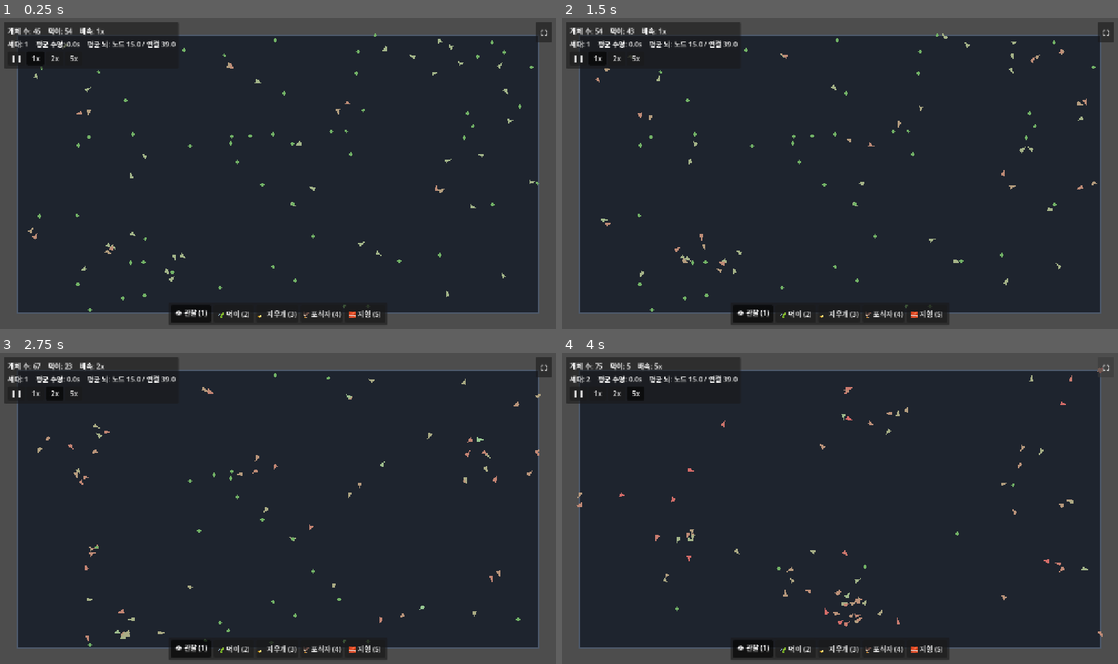
Above: before the commit, frames 1-4 (two rows, left to right).
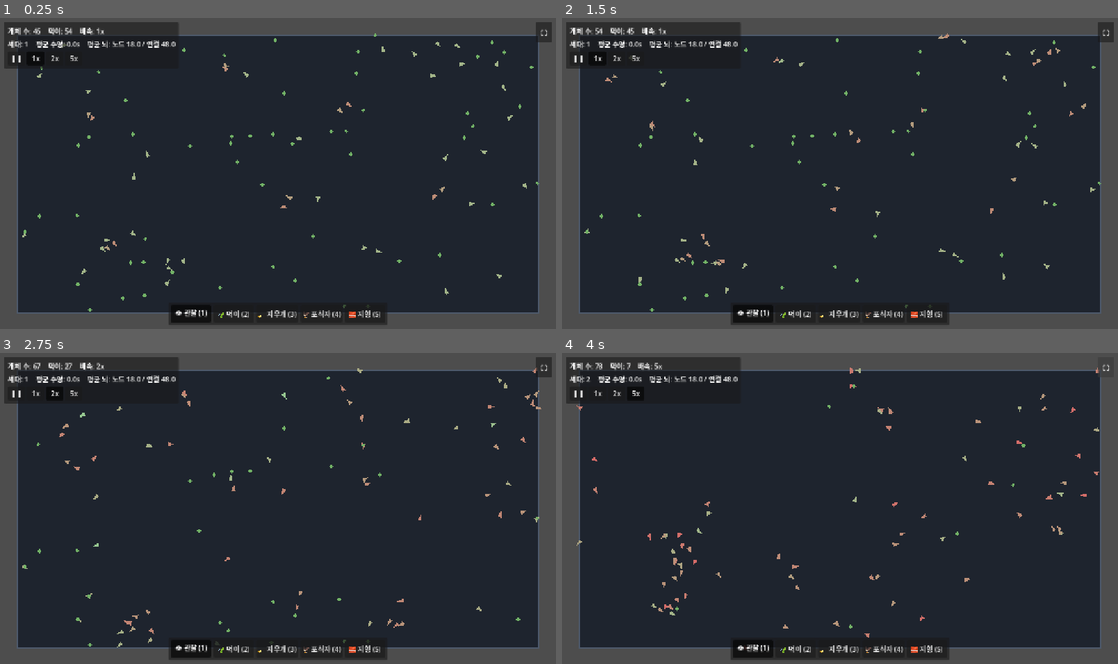
Above: after the commit, the same moments.

Repository: MoriochoRadio/mindlings
Game: Godot game, scene res://scenes/Main.tscn
Two runs of this game, one before a commit and one after it. Both use one fixed random seed, a clock stepped at 60 frames per second and the inputs below.
Inputs:
- Up to frame 1 (0.25 s): no input
- Up to frame 2 (1.5 s): click "❚❚" at 0.5 s; click "1x" at 1.25 s
- Up to frame 3 (2.75 s): click "2x" at 2 s
- Up to frame 4 (4 s): click "5x" at 2.75 s; click "⛶" at 3.5 s

The runs differ from the first frame. In frame 1, 0.7% of the frame differs, in the area x 4-97%, y 6-90%; in frame 2, 0.8%; in frame 3, 1.1%; in frame 4, 1.2%, in the area x 2-98%, y 3-95%.

Commit message:
M4-3b: 지형 인지 — 길찾기를 '진화'로 (벽 더듬이 + 시야 차단)
IDEAS_BACKLOG의 '벽/지형 센서'를 활성화. GAME_DESIGN 4장 '감각+행동이 짝'대로
새 출력 없이 기존 이동 출력으로 벽 회피가 세대를 거쳐 떠오르게 한다.

1) 시야 차단(occlusion): 개체-먹이/포식자 사이에 벽이 있으면 '안 보임' 처리해 건너뛴다.
   → 도달 못 할 먹이에 집착해 벽에 박히는 현상이 즉시 준다. 그리드 DDA(Amanatides–Woo)로
   가볍게 가시선 검사. 벽 없으면 패스스루(비용 0). (포식자 센서에도 동일 적용 — 더 자연스럽게.)
2) 벽 더듬이(whisker) 3개: 진행방향 전방-좌/전방/전방-우의 '가까운 벽까지 거리'를 입력에 추가
   (가까울수록 1). brain_builder SENSOR_COUNT 11→14, 뇌 패널 입력 라벨/높이 갱신.
   창시자엔 회피 본능을 안 줌 → 스스로 진화. clone()이 구조 보존하므로 자식에게 유전.
3) 가독성: 앞이 막히면 생각이 "🧱 앞이 막혔네, 돌아가자."로 바뀐다.
   ('길을 찾기 시작했어요' 토스트는 보류 — occlusion 효과와 진화 효과를 정직하게 분리해
    감지하기 어려움. 어설픈 휴리스틱은 거짓 토스트를 냄.)
4) 성능: 벽 없으면 검사 스킵. 가시선은 d2<best일 때만(보통 몇 번), 더듬이는 짧은 그리드 워크.

남은 후속(IDEAS_BACKLOG): 긴 벽을 빙 둘러 가는 미로 풀이는 반사형 뇌엔 어렵다 → 기억(순환/메모리)
필요. 별도 검증 단계.

Co-Authored-By: Claude Opus 4.8 (1M context) <noreply@anthropic.com>

Diff:
--- a/scripts/BrainPanel.gd
+++ b/scripts/BrainPanel.gd
@@ -5,8 +5,8 @@
 ## 본격 실시간 그래프 시각화는 M5에서 확장한다.
 
 const NODE_R: float = 9.0
-# 높이는 입력 노드 수에 맞춰 잡는다(M4-2에서 위험 센서 3개 추가 → 입력 11 + 편향 = 12행).
-const PANEL_SIZE: Vector2 = Vector2(344, 340)
+# 높이는 입력 노드 수에 맞춰 잡는다(M4-3b에서 벽 더듬이 3개 추가 → 입력 14 + 편향 = 15행).
+const PANEL_SIZE: Vector2 = Vector2(344, 400)
 const NODES_TOP: float = 100.0  # 노드 그래프 시작 y(위쪽은 '생각 한 줄'+상태 영역)
 
 var _creature: Creature = null
--- a/scripts/Creature.gd
+++ b/scripts/Creature.gd
@@ -7,7 +7,7 @@
 ## 뇌 시각화 라벨(센서/출력 순서는 brain_builder.gd 인덱스 및 _sense()와 일치).
 const INPUT_LABELS: Array[String] = [
 	"먹이→x", "먹이→y", "먹이근접", "에너지", "동족→x", "동족→y", "밀도", "나이",
-	"위험→x", "위험→y", "위험근접"]
+	"위험→x", "위험→y", "위험근접", "벽-좌", "벽-앞", "벽-우"]
 const OUTPUT_LABELS: Array[String] = ["이동x", "이동y", "먹기"]
 
 @export_group("에너지")
@@ -23,6 +23,10 @@
 @export var sense_radius: float = 220.0
 ## 나이 입력을 0~1로 정규화하는 기준 시간(초).
 @export var age_reference: float = 60.0
+## 벽 더듬이 길이(px). 이 거리 안의 벽을 느낀다(가까울수록 1).
+@export var whisker_length: float = 60.0
+## 더듬이 좌/우 벌어짐 각도(라디안). 전방 기준 ±이 각도.
+@export var whisker_spread: float = 0.7
 
 var energy: float = 0.0
 var age: float = 0.0
@@ -106,6 +110,10 @@
 
 ## 센서값(0~1 또는 -1~1)을 INPUT_LABELS 순서대로 반환한다.
 func _sense() -> Array:
+	# 벽이 있으면 시야 차단(occlusion)을 적용해 '안 보이는' 먹이/포식자는 무시한다.
+	# → 도달 못 할 먹이에 집착해 벽에 박히는 현상이 준다. 벽이 없으면 검사 스킵(비용 0).
+	var walls: bool = _world != null and _world.has_walls()
+
 	var food_dir := Vector2.ZERO
 	var food_near: float = 0.0
 	var nearest_food: Node2D = null
@@ -113,7 +121,7 @@
 	if _world != null:
 		for f in _world.get_food_nodes():
 			var d2: float = position.distance_squared_to(f.position)
-			if d2 < best_d2:
+			if d2 < best_d2 and not (walls and _world.is_blocked_between(position, f.position)):
 				best_d2 = d2
 				nearest_food = f
 	if nearest_food != null:
@@ -153,7 +161,7 @@
 	if _world != null:
 		for p in _world.get_predator_nodes():
 			var d2: float = position.distance_squared_to(p.position)
-			if d2 < pbest:
+			if d2 < pbest and not (walls and _world.is_blocked_between(position, p.position)):
 				pbest = d2
 				nearest_pred = p
 	if nearest_pred != null:
@@ -167,9 +175,19 @@
 	var energy_norm: float = clampf(energy / max_energy, 0.0, 1.0)
 	var age_norm: float = clampf(age / age_reference, 0.0, 1.0)
 
+	# 벽 더듬이: 진행방향 기준 전방-좌/전방/전방-우의 가까운 벽까지 거리(가까울수록 1).
+	var wall_l: float = 0.0
+	var wall_c: float = 0.0
+	var wall_r: float = 0.0
+	if walls:
+		wall_l = _world.whisker(position, Vector2.from_angle(_heading - whisker_spread), whisker_length)
+		wall_c = _world.whisker(position, Vector2.from_angle(_heading), whisker_length)
+		wall_r = _world.whisker(position, Vector2.from_angle(_heading + whisker_spread), whisker_length)
+
 	return [food_dir.x, food_dir.y, food_near, energy_norm,
 		kin_dir.x, kin_dir.y, density, age_norm,
-		pred_dir.x, pred_dir.y, pred_near]
+		pred_dir.x, pred_dir.y, pred_near,
+		wall_l, wall_c, wall_r]
 
 func _on_area_entered(area: Area2D) -> void:
 	# 신경망의 "먹기" 출력이 양수일 때만 실제로 먹는다(먹기 시도 매핑).
@@ -193,6 +211,7 @@
 	var energy_norm: float = _last_sense[BrainBuilder.IN_ENERGY]
 	var density: float = _last_sense[BrainBuilder.IN_DENSITY]
 	var pred_near: float = _last_sense[BrainBuilder.IN_PRED_NEAR]
+	var wall_c: float = _last_sense[BrainBuilder.IN_WALL_C]
 
 	# 위험이 최우선: 포식자가 가까우면 공포/도망이 머릿속을 지배한다(가독성 — 기법1).
 	if pred_near > 0.55:
@@ -201,6 +220,9 @@
 		return "😰 저쪽에 무서운 게 있어… 조심조심"
 	if food_near > 0.75:
 		return "😋 거의 다 왔다, 먹자!"
+	# 앞이 벽으로 막혔는데 당장 먹을 게 코앞은 아니면 → 돌아갈 생각.
+	if wall_c > 0.7 and food_near < 0.5:
+		return "🧱 앞이 막혔네, 돌아가자."
 	if food_near > 0.12:
 		return "🍃 %s에 먹이가 있어, 가자!" % _dir_word(food_x, food_y)
 	if energy_norm < 0.35:
--- a/scripts/World.gd
+++ b/scripts/World.gd
@@ -351,6 +351,56 @@
 func _cell_blocked(p: Vector2) -> bool:
 	return _walls.has(_cell_of(p))
 
+# ── 지형 인지(M4-3b) — 가시선/더듬이. 벽이 없으면 전부 패스스루(비용 0) ──────────
+
+## a→b 사이에 벽이 있으면 true(시야 차단). 끝점 b의 칸은 검사에서 제외(먹이/포식자 자신).
+func is_blocked_between(a: Vector2, b: Vector2) -> bool:
+	if _walls.is_empty():
+		return false
+	var d: Vector2 = b - a
+	var dist: float = d.length()
+	if dist < 0.001:
+		return false
+	return _ray_wall_hit(a, d, dist) < dist - 0.001
+
+## origin에서 dir 방향으로 max_dist까지 첫 벽까지의 거리. 없으면 max_dist.
+## 시작 칸은 검사하지 않는다(벽 안에서 시작해도 마비되지 않게). 그리드 DDA(Amanatides–Woo).
+func _ray_wall_hit(origin: Vector2, dir: Vector2, max_dist: float) -> float:
+	if _walls.is_empty() or dir.length_squared() < 1e-8:
+		return max_dist
+	var n: Vector2 = dir.normalized()
+	var cx: int = floori(origin.x / wall_cell)
+	var cy: int = floori(origin.y / wall_cell)
+	var step_x: int = 1 if n.x >= 0.0 else -1
+	var step_y: int = 1 if n.y >= 0.0 else -1
+	var t_delta_x: float = INF if absf(n.x) < 1e-8 else absf(float(wall_cell) / n.x)
+	var t_delta_y: float = INF if absf(n.y) < 1e-8 else absf(float(wall_cell) / n.y)
+	var next_bx: float = float((cx + (1 if step_x > 0 else 0)) * wall_cell)
+	var next_by: float = float((cy + (1 if step_y > 0 else 0)) * wall_cell)
+	var t_max_x: float = INF if absf(n.x) < 1e-8 else (next_bx - origin.x) / n.x
+	var t_max_y: float = INF if absf(n.y) < 1e-8 else (next_by - origin.y) / n.y
+	var t: float = 0.0
+	while t <= max_dist:
+		if t_max_x < t_max_y:
+			cx += step_x
+			t = t_max_x
+			t_max_x += t_delta_x
+		else:
+			cy += step_y
+			t = t_max_y
+			t_max_y += t_delta_y
+		if t > max_dist:
+			break
+		if _walls.has(Vector2i(cx, cy)):
+			return t
+	return max_dist
+
+## 더듬이: origin에서 dir로 max_dist까지, 가까운 벽일수록 1(없으면 0). 신경망 입력용.
+func whisker(origin: Vector2, dir: Vector2, max_dist: float) -> float:
+	if _walls.is_empty():
+		return 0.0
+	return 1.0 - clampf(_ray_wall_hit(origin, dir, max_dist) / max_dist, 0.0, 1.0)
+
 ## 벽 칸 위에 놓인 먹이를 모두 제거한다(벽을 칠한 직후 호출 — 도달 불가 먹이 정리).
 func _remove_food_in_walls() -> void:
 	for f in _food.get_children():
--- a/scripts/brain_builder.gd
+++ b/scripts/brain_builder.gd
@@ -8,7 +8,7 @@
 ## 창시자에게만 약한 본능(bias_strength)을 줘 콜드스타트 멸종을 막는다.
 ## bias_strength=0 이면 창시자도 완전 무작위 — 순수 진화를 보고 싶을 때.
 
-const SENSOR_COUNT: int = 11
+const SENSOR_COUNT: int = 14
 const OUTPUT_COUNT: int = 3
 
 # 센서(입력) 인덱스 — Creature.INPUT_LABELS / _sense() 순서와 일치해야 한다.
@@ -26,6 +26,12 @@
 const IN_PRED_X: int = 8
 const IN_PRED_Y: int = 9
 const IN_PRED_NEAR: int = 10
+# M4-3b: 벽 더듬이(whisker) 센서. 진행방향 기준 전방-좌/전방/전방-우의 '가까운 벽까지 거리'
+# (가까울수록 1). 회피 본능은 창시자에 주지 않는다 → 길찾기가 세대를 거쳐 스스로 떠오른다.
+# 출력은 기존 이동 출력 재사용(GAME_DESIGN 4장: 감각+행동이 짝).
+const IN_WALL_L: int = 11
+const IN_WALL_C: int = 12
+const IN_WALL_R: int = 13
 
 # 출력 인덱스 — Creature.OUTPUT_LABELS 순서와 일치해야 한다.
 const OUT_MOVE_X: int = 0
Not shown, changed: docs/IDEAS_BACKLOG.md
